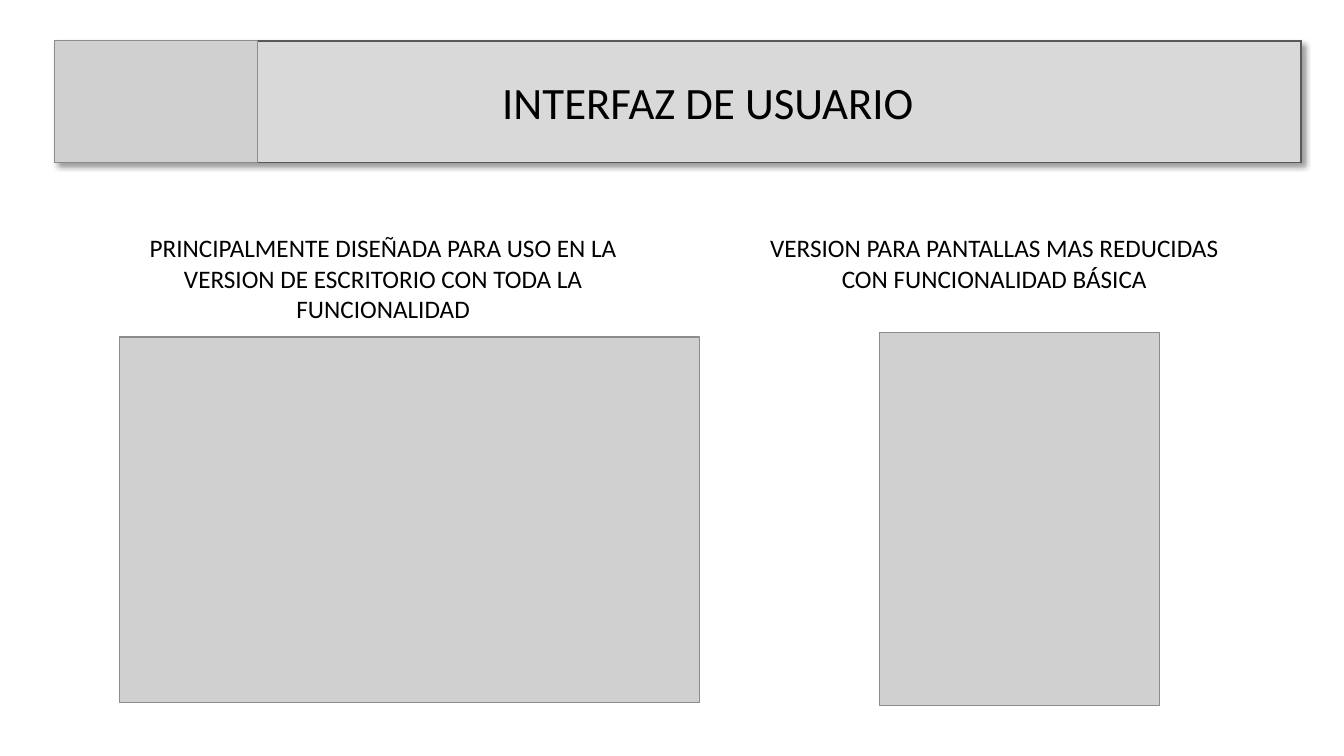
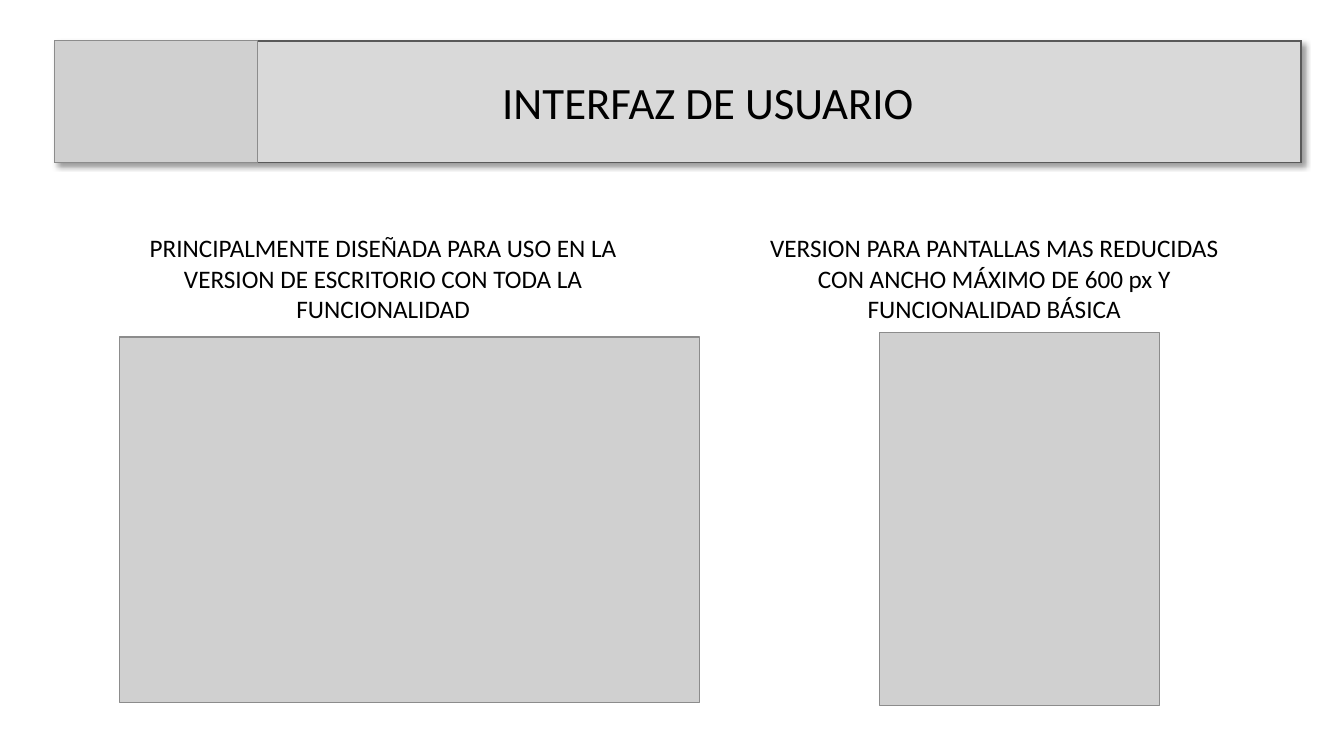
Before and after one commit to anvil555/La2025, a slide deck: slide 5 of Documentacion/Presentacion.pptx (slide 6 before the commit). Drawn at 1344x756 pixels with LibreOffice and Linux fonts; fonts in the diff are those of the drawing; grey boxes stand for pictures. Boxes give left, top, right and bottom in pixels: in the first picture for what was removed or moved away, otherwise in the second. Text is boxed around its words. In the diff, an @@ line names an element or a change of style, - is before the commit and + after.

```diff
--- a/Documentacion/Presentacion.pptx
+++ b/Documentacion/Presentacion.pptx
@@ text at [770,240,1218,318]: text changed @@
-VERSION PARA PANTALLAS MAS REDUCIDAS CON FUNCIONALIDAD BÁSICA
+VERSION PARA PANTALLAS MAS REDUCIDAS CON ANCHO MÁXIMO DE 600 px Y FUNCIONALIDAD BÁSICA
```
Also in this commit, not shown: 1 other slide changed, 1 other file.
